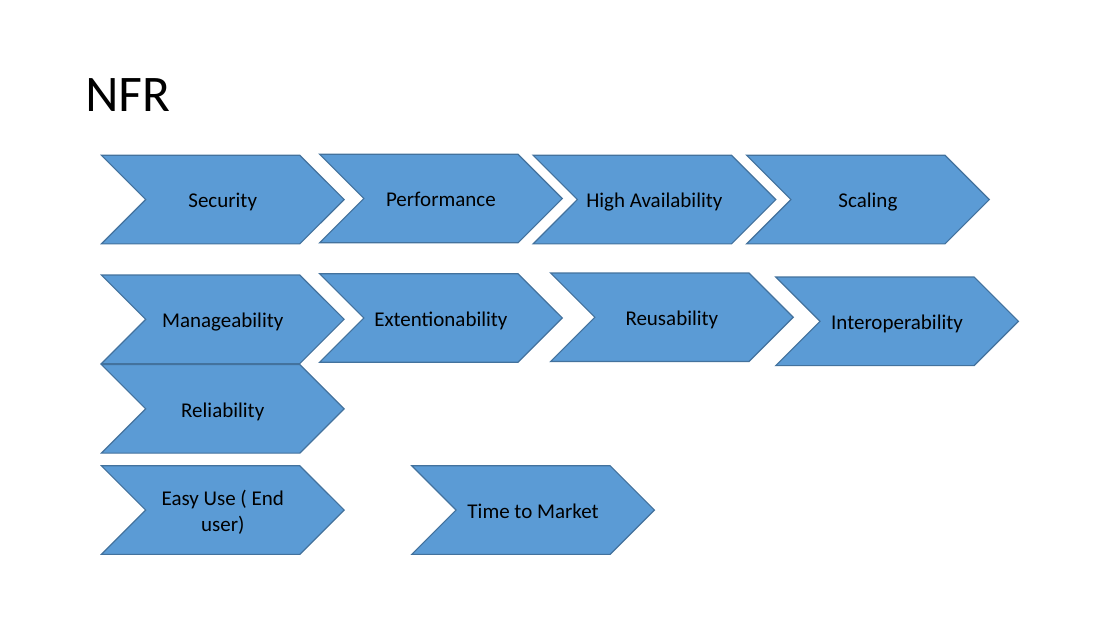
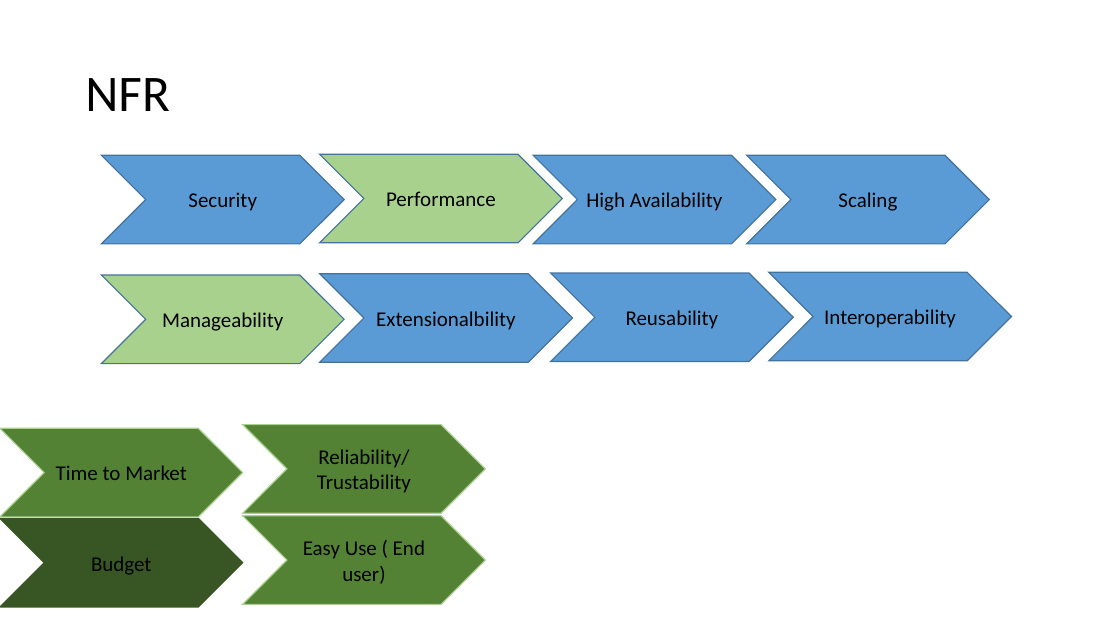
Before and after one commit to singhsiddh/sai, a slide deck: slide 2 of interview/Architecture.pptx. Drawn at 1120x630 pixels with LibreOffice and Linux fonts; fonts in the diff are those of the drawing. Boxes give left, top, right and bottom in pixels: in the first picture for what was removed or moved away, otherwise in the second. Text is boxed around its words. In the diff, an @@ line names an element or a change of style, - is before the commit and + after.

```diff
--- a/interview/Architecture.pptx
+++ b/interview/Architecture.pptx
@@ chevron "Performance" at <box>320,155,563,243</box>: fill #5B9BD5 to #A9D18E @@
@@ chevron "Manageability" at <box>102,275,344,363</box>: fill #5B9BD5 to #A9D18E @@
@@ chevron "Extensionalbility": place and size @@
-chevron "Extensionalbility" at <box>320,274,563,362</box>
+chevron "Extensionalbility" at <box>320,274,573,362</box>
@@ chevron "Interoperability": place and size @@
-chevron "Interoperability" at <box>776,277,1019,365</box>
+chevron "Interoperability" at <box>769,272,1012,360</box>
@@ text in chevron at <box>376,311,516,330</box>: text changed @@
-Extentionability
+Extensionalbility
@@ chevron "Time to Market": place and size @@
-chevron "Time to Market" at <box>412,466,655,555</box>
+chevron "Time to Market" at <box>0,429,243,517</box>
@@ fill #5B9BD5 to #548235; outline #43739E 1 pt to #A9D18E 1 pt in 3 elements at <box>243,516,486,604</box>, <box>0,429,243,517</box>, <box>243,425,486,513</box> @@
@@ chevron "Reliability/ Trustability": place and size @@
-chevron "Reliability/ Trustability" at <box>102,365,344,453</box>
+chevron "Reliability/ Trustability" at <box>243,425,486,513</box>
@@ text in chevron at <box>317,449,411,493</box>: text changed @@
-Reliability
+Reliability/ Trustability
@@ chevron added at <box>0,518,243,607</box>, fill #385723, outline #385723 1 pt, 18 pt, text #000000 @@
+Budget
@@ chevron "Easy Use ( End user)": place and size @@
-chevron "Easy Use ( End user)" at <box>102,466,344,555</box>
+chevron "Easy Use ( End user)" at <box>243,516,486,604</box>
```
Also in this commit, not shown: 2 other slides changed, 1 slide added.
